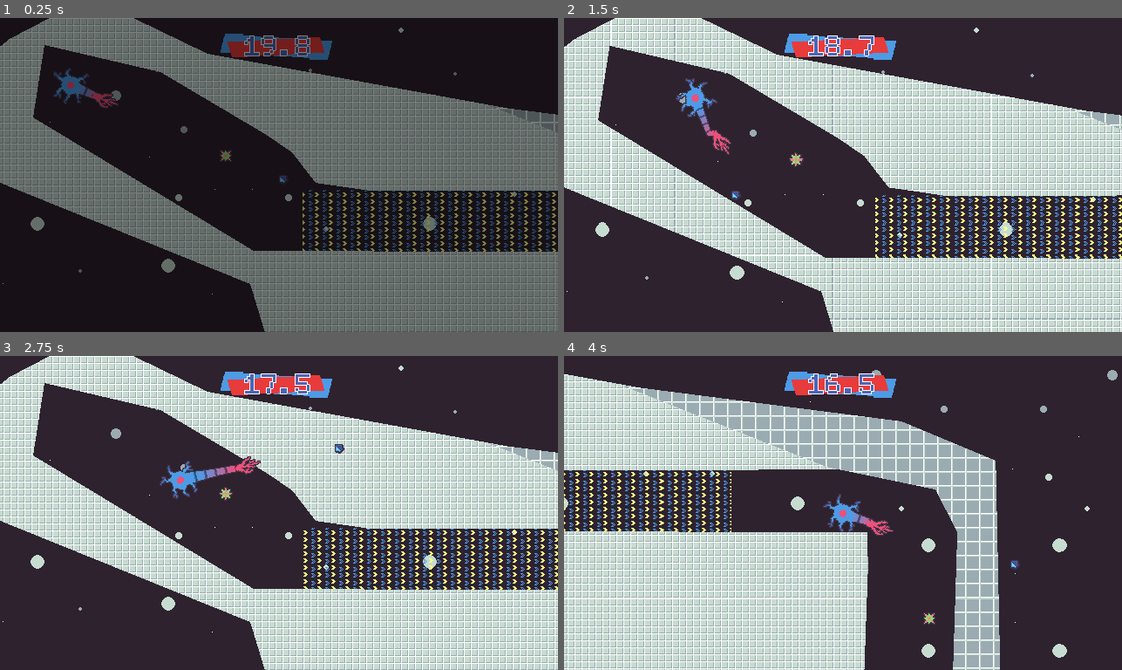
Above: before the commit, frames 1-4 (two rows, left to right).
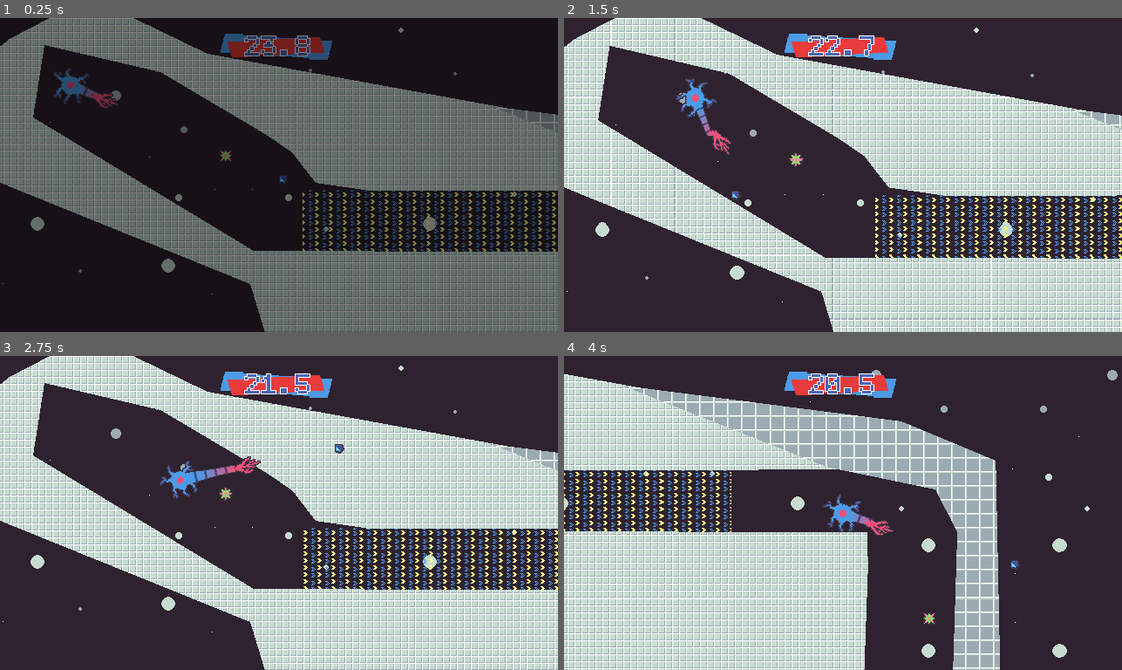
Above: after the commit, the same moments.

Repository: bnhrl/MomentumIsEverythingCountDown
Game: Godot game, scene res://Game/Levels/Level10/level_10.tscn
Same seed, same stepped clock (60 frames per second), same inputs: the game is played once before the commit and once after it. This scene is started directly instead of the project's main scene.
Inputs (mouse positions are in pixels of both pictures, inside the frame that each line leads up to):
- Up to frame 1 (0.25 s): no input
- Up to frame 2 (1.5 s): move the mouse to (965, 159) at 0.52 s; hold D (right) 0.53-1.28 s; click (965, 159) at 0.6 s; move the mouse to (731, 190) at 1.27 s; hold S (down) from 1.28 s (still down); click (731, 190) at 1.35 s
- Up to frame 3 (2.75 s): move the mouse to (334, 443) at 2.02 s; release S (down) at 2.03 s; hold D (right) from 2.03 s (still down); click (334, 443) at 2.1 s
- Up to frame 4 (4 s): move the mouse to (815, 575) at 2.77 s; release D (right) at 2.78 s; hold W (up) 2.78-3.53 s; click (815, 575) at 2.85 s; move the mouse to (1010, 560) at 3.52 s; hold A (left) from 3.53 s (still down); click (1010, 560) at 3.6 s

The runs differ from the first frame. In frame 1, 0.2% of the frame differs, in the area x 43-50%, y 5-13%; in frame 2, 0.2%; in frame 3, 0.2%; in frame 4, 0.1%.

Commit message:
ADDED PROGRESS SAVING LAST MINUTE

Diff:
--- a/Game/LevelSelect/level_select.gd
+++ b/Game/LevelSelect/level_select.gd
@@ -1,6 +1,7 @@
 class_name LevelSelect extends Control
 
 func _ready() -> void:
+	Data.save()
 	RenderingServer.global_shader_parameter_set("outline_color", Color("9babb2"))
 	var level_buttons := $LevelButtons.get_children()
 	for i in range(level_buttons.size()):
@@ -32,3 +33,4 @@
 	else:
 		PlayerManager.easy_mode = true
 		$BtnMode.text = "Swap to Normal Mode"
+	Data.save()
--- a/Game/Levels/Level10/level_10.tscn
+++ b/Game/Levels/Level10/level_10.tscn
@@ -100,12 +100,20 @@
 source_geometry_group_name = &"navigation_group"
 agent_radius = 3.0
 
+[sub_resource type="ShaderMaterial" id="ShaderMaterial_fehv0"]
+resource_local_to_scene = true
+shader = ExtResource("2_pb6pf")
+shader_parameter/tile_texture = ExtResource("6_7h0fi")
+shader_parameter/tile_size = Vector2(16, 16)
+shader_parameter/rotation = 0.0
+shader_parameter/autoscroll = true
+
 [sub_resource type="ShaderMaterial" id="ShaderMaterial_2r2k6"]
 resource_local_to_scene = true
 shader = ExtResource("2_pb6pf")
 shader_parameter/tile_texture = ExtResource("6_7h0fi")
 shader_parameter/tile_size = Vector2(16, 16)
-shader_parameter/rotation = 0.0
+shader_parameter/rotation = 1.5707963267948966
 shader_parameter/autoscroll = true
 
 [sub_resource type="ShaderMaterial" id="ShaderMaterial_blrw1"]
@@ -113,18 +121,10 @@
 shader = ExtResource("2_pb6pf")
 shader_parameter/tile_texture = ExtResource("6_7h0fi")
 shader_parameter/tile_size = Vector2(16, 16)
-shader_parameter/rotation = 1.5707963267948966
-shader_parameter/autoscroll = true
-
-[sub_resource type="ShaderMaterial" id="ShaderMaterial_8xf8r"]
-resource_local_to_scene = true
-shader = ExtResource("2_pb6pf")
-shader_parameter/tile_texture = ExtResource("6_7h0fi")
-shader_parameter/tile_size = Vector2(16, 16)
 shader_parameter/rotation = -1.5707963267948966
 shader_parameter/autoscroll = true
 
-[sub_resource type="ShaderMaterial" id="ShaderMaterial_3ykvr"]
+[sub_resource type="ShaderMaterial" id="ShaderMaterial_8xf8r"]
 resource_local_to_scene = true
 shader = ExtResource("2_pb6pf")
 shader_parameter/tile_texture = ExtResource("6_7h0fi")
@@ -144,7 +144,7 @@
 position = Vector2(-3787, -4107)
 
 [node name="CountDownTimer" parent="." index="3" unique_id=102296066]
-time = 20.0
+time = 24.0
 
 [node name="Background" parent="." index="4" unique_id=675105712]
 material = SubResource("ShaderMaterial_eeg0u")
@@ -203,97 +203,38 @@
 polygon = PackedVector2Array(2, 2, 23.02858, 7.57576, 26.514297, 16.181808, 28.857147, 36.42424, 30.057144, 56.303024, 36.800003, 62.363632, 36.685715, 55.939392, 34.057144, 20.787872, 31.428574, -2, 18.742859, -5.515152, 9.142868, -6.3636475, 1.2571564, -4.545456, -2, -2, -2, 2)
 
 [node name="NavigationRegion" parent="." index="6" unique_id=517625210]
-visible = false
 navigation_polygon = SubResource("NavigationPolygon_fehv0")
 
-[node name="GrapplePoint0" parent="GrapplePoints" parent_id_path=PackedInt32Array(882760734) index="0" unique_id=907286068 instance=ExtResource("4_eeg0u")]
-position = Vector2(-3609, -4026)
-
-[node name="GrapplePoint1" parent="GrapplePoints" parent_id_path=PackedInt32Array(882760734) index="1" unique_id=2027320171 instance=ExtResource("4_eeg0u")]
-position = Vector2(-2954, -3817)
-
-[node name="GrapplePoint2" parent="GrapplePoints" parent_id_path=PackedInt32Array(882760734) index="2" unique_id=225605338 instance=ExtResource("4_eeg0u")]
-position = Vector2(-2977, -3586)
-
-[node name="GrapplePoint3" parent="GrapplePoints" parent_id_path=PackedInt32Array(882760734) index="3" unique_id=607725519 instance=ExtResource("4_eeg0u")]
-position = Vector2(-3229, -3518)
-
-[node name="GrapplePoint4" parent="GrapplePoints" parent_id_path=PackedInt32Array(882760734) index="4" unique_id=1852070360 instance=ExtResource("4_eeg0u")]
-position = Vector2(-3303, -2706)
-
-[node name="GrapplePoint5" parent="GrapplePoints" parent_id_path=PackedInt32Array(882760734) index="5" unique_id=1302771156 instance=ExtResource("4_eeg0u")]
-position = Vector2(-3292, -2537)
-
-[node name="GrapplePoint6" parent="GrapplePoints" parent_id_path=PackedInt32Array(882760734) index="6" unique_id=1712896160 instance=ExtResource("4_eeg0u")]
-position = Vector2(-3384, -3615)
-
-[node name="GrapplePoint7" parent="GrapplePoints" parent_id_path=PackedInt32Array(882760734) index="7" unique_id=802904511 instance=ExtResource("4_eeg0u")]
-position = Vector2(-3341, -2313)
-
-[node name="GrapplePoint8" parent="GrapplePoints" parent_id_path=PackedInt32Array(882760734) index="8" unique_id=797105914 instance=ExtResource("4_eeg0u")]
-position = Vector2(-3347, -2033)
-
-[node name="GrapplePoint9" parent="GrapplePoints" parent_id_path=PackedInt32Array(882760734) index="9" unique_id=886126704 instance=ExtResource("4_eeg0u")]
-position = Vector2(-3362, -1682)
-
-[node name="GrapplePoint10" parent="GrapplePoints" parent_id_path=PackedInt32Array(882760734) index="10" unique_id=1329876872 instance=ExtResource("4_eeg0u")]
-position = Vector2(-3125, -2085)
-
-[node name="GrapplePoint11" parent="GrapplePoints" parent_id_path=PackedInt32Array(882760734) index="11" unique_id=624640781 instance=ExtResource("4_eeg0u")]
-position = Vector2(-2842, -2082)
-
-[node name="GrapplePoint12" parent="GrapplePoints" parent_id_path=PackedInt32Array(882760734) index="12" unique_id=1888556526 instance=ExtResource("4_eeg0u")]
-position = Vector2(-2533, -2069)
-
-[node name="GrapplePoint14" parent="GrapplePoints" parent_id_path=PackedInt32Array(882760734) index="13" unique_id=1977925576 instance=ExtResource("4_eeg0u")]
-position = Vector2(-2370, -1753)
-
-[node name="GrapplePoint13" parent="GrapplePoints" parent_id_path=PackedInt32Array(882760734) index="14" unique_id=486403986 instance=ExtResource("4_eeg0u")]
-position = Vector2(-1606, -1566)
-
-[node name="GrapplePoint15" parent="GrapplePoints" parent_id_path=PackedInt32Array(882760734) index="15" unique_id=1486775589 instance=ExtResource("4_eeg0u")]
-position = Vector2(-1321, -1654)
-
-[node name="GrapplePoint16" parent="GrapplePoints" parent_id_path=PackedInt32Array(882760734) index="16" unique_id=2099754844 instance=ExtResource("4_eeg0u")]
-position = Vector2(-1115, -1824)
-
-[node name="GrapplePoint17" parent="GrapplePoints" parent_id_path=PackedInt32Array(882760734) index="17" unique_id=535379004 instance=ExtResource("4_eeg0u")]
-position = Vector2(-1005, -2024)
-
-[node name="GrapplePoint18" parent="GrapplePoints" parent_id_path=PackedInt32Array(882760734) index="18" unique_id=1851280589 instance=ExtResource("4_eeg0u")]
-position = Vector2(-732, -2200)
-
-[node name="GrapplePoint19" parent="GrapplePoints" parent_id_path=PackedInt32Array(882760734) index="19" unique_id=1872049174 instance=ExtResource("4_eeg0u")]
-position = Vector2(-569, -2345)
-
-[node name="GrapplePoint20" parent="GrapplePoints" parent_id_path=PackedInt32Array(882760734) index="20" unique_id=433665621 instance=ExtResource("4_eeg0u")]
-position = Vector2(-440, -2562)
-
 [node name="BoostPad0" parent="BoostPads" parent_id_path=PackedInt32Array(839747053) index="0" unique_id=816347687 instance=ExtResource("5_dbao8")]
-material = SubResource("ShaderMaterial_2r2k6")
+material = SubResource("ShaderMaterial_fehv0")
 position = Vector2(-3350.5, -3950)
 scale = Vector2(11.366667, 2.4666626)
 polygon = PackedVector2Array(-15, -15, 15, -15, 14.999992, -0.5039978, 15, 15, -15, 15)
+spin_speed = 0.0
 
 [node name="BoostPad1" parent="BoostPads" parent_id_path=PackedInt32Array(839747053) index="1" unique_id=1963710962 instance=ExtResource("5_dbao8")]
-material = SubResource("ShaderMaterial_blrw1")
+material = SubResource("ShaderMaterial_2r2k6")
 position = Vector2(-3504, -3614)
 scale = Vector2(1, 5.6)
 polygon = PackedVector2Array(1, -15.357117, 45, -17.5, 32, 3.75, 4, 67.32147, -34, 67.32147)
+spin_speed = 0.0
 direction = 90.0
 
 [node name="BoostPad2" parent="BoostPads" parent_id_path=PackedInt32Array(839747053) index="2" unique_id=597891133 instance=ExtResource("5_dbao8")]
-material = SubResource("ShaderMaterial_8xf8r")
+material = SubResource("ShaderMaterial_blrw1")
 position = Vector2(-3369, -1919.5)
 scale = Vector2(7.5333433, 1.9666688)
 polygon = PackedVector2Array(-15, -15, 8.230072, -19.576294, 16.858398, -25.677979, 15.398224, 5.847412, -15, 15)
+spin_speed = 0.0
 direction = -90.0
 speed = 50.0
 
 [node name="BoostPad3" parent="BoostPads" parent_id_path=PackedInt32Array(839747053) index="3" unique_id=1448805751 instance=ExtResource("5_dbao8")]
-material = SubResource("ShaderMaterial_3ykvr")
+material = SubResource("ShaderMaterial_8xf8r")
 position = Vector2(-2193, -1550)
 scale = Vector2(16.466663, 3.6666648)
+polygon = PackedVector2Array(-16.518234, -14.181824, 15, -15, 15, 15, -15, 15)
+spin_speed = 0.0
 
 [node name="WorldButton0" parent="Interactables" parent_id_path=PackedInt32Array(1223907740) index="0" unique_id=1576954058 instance=ExtResource("14_13ymo")]
 position = Vector2(-3362, -1591)
@@ -352,4 +293,67 @@
 position = Vector2(-2323, -2059)
 rotation = 0.8671907
 
+[node name="GrapplePoint0" parent="GrapplePoints" parent_id_path=PackedInt32Array(882760734) index="0" unique_id=907286068 instance=ExtResource("4_eeg0u")]
+position = Vector2(-3609, -4026)
+
+[node name="GrapplePoint1" parent="GrapplePoints" parent_id_path=PackedInt32Array(882760734) index="1" unique_id=2027320171 instance=ExtResource("4_eeg0u")]
+position = Vector2(-2954, -3817)
+
+[node name="GrapplePoint2" parent="GrapplePoints" parent_id_path=PackedInt32Array(882760734) index="2" unique_id=225605338 instance=ExtResource("4_eeg0u")]
+position = Vector2(-2977, -3586)
+
+[node name="GrapplePoint3" parent="GrapplePoints" parent_id_path=PackedInt32Array(882760734) index="3" unique_id=607725519 instance=ExtResource("4_eeg0u")]
+position = Vector2(-3229, -3518)
+
+[node name="GrapplePoint4" parent="GrapplePoints" parent_id_path=PackedInt32Array(882760734) index="4" unique_id=1852070360 instance=ExtResource("4_eeg0u")]
+position = Vector2(-3303, -2706)
+
+[node name="GrapplePoint5" parent="GrapplePoints" parent_id_path=PackedInt32Array(882760734) index="5" unique_id=1302771156 instance=ExtResource("4_eeg0u")]
+position = Vector2(-3292, -2537)
+
+[node name="GrapplePoint6" parent="GrapplePoints" parent_id_path=PackedInt32Array(882760734) index="6" unique_id=1712896160 instance=ExtResource("4_eeg0u")]
+position = Vector2(-3384, -3615)
+
+[node name="GrapplePoint7" parent="GrapplePoints" parent_id_path=PackedInt32Array(882760734) index="7" unique_id=802904511 instance=ExtResource("4_eeg0u")]
+position = Vector2(-3341, -2313)
+
+[node name="GrapplePoint8" parent="GrapplePoints" parent_id_path=PackedInt32Array(882760734) index="8" unique_id=797105914 instance=ExtResource("4_eeg0u")]
+position = Vector2(-3347, -2033)
+
+[node name="GrapplePoint9" parent="GrapplePoints" parent_id_path=PackedInt32Array(882760734) index="9" unique_id=886126704 instance=ExtResource("4_eeg0u")]
+position = Vector2(-3362, -1682)
+
+[node name="GrapplePoint10" parent="GrapplePoints" parent_id_path=PackedInt32Array(882760734) index="10" unique_id=1329876872 instance=ExtResource("4_eeg0u")]
+position = Vector2(-3125, -2085)
+
+[node name="GrapplePoint11" parent="GrapplePoints" parent_id_path=PackedInt32Array(882760734) index="11" unique_id=624640781 instance=ExtResource("4_eeg0u")]
+position = Vector2(-2842, -2082)
+
+[node name="GrapplePoint12" parent="GrapplePoints" parent_id_path=PackedInt32Array(882760734) index="12" unique_id=1888556526 instance=ExtResource("4_eeg0u")]
+position = Vector2(-2533, -2069)
+
+[node name="GrapplePoint14" parent="GrapplePoints" parent_id_path=PackedInt32Array(882760734) index="13" unique_id=1977925576 instance=ExtResource("4_eeg0u")]
+position = Vector2(-2370, -1753)
+
+[node name="GrapplePoint13" parent="GrapplePoints" parent_id_path=PackedInt32Array(882760734) index="14" unique_id=486403986 instance=ExtResource("4_eeg0u")]
+position = Vector2(-1606, -1566)
+
+[node name="GrapplePoint15" parent="GrapplePoints" parent_id_path=PackedInt32Array(882760734) index="15" unique_id=1486775589 instance=ExtResource("4_eeg0u")]
+position = Vector2(-1321, -1654)
+
+[node name="GrapplePoint16" parent="GrapplePoints" parent_id_path=PackedInt32Array(882760734) index="16" unique_id=2099754844 instance=ExtResource("4_eeg0u")]
+position = Vector2(-1115, -1824)
+
+[node name="GrapplePoint17" parent="GrapplePoints" parent_id_path=PackedInt32Array(882760734) index="17" unique_id=535379004 instance=ExtResource("4_eeg0u")]
+position = Vector2(-1005, -2024)
+
+[node name="GrapplePoint18" parent="GrapplePoints" parent_id_path=PackedInt32Array(882760734) index="18" unique_id=1851280589 instance=ExtResource("4_eeg0u")]
+position = Vector2(-732, -2200)
+
+[node name="GrapplePoint19" parent="GrapplePoints" parent_id_path=PackedInt32Array(882760734) index="19" unique_id=1872049174 instance=ExtResource("4_eeg0u")]
+position = Vector2(-569, -2345)
+
+[node name="GrapplePoint20" parent="GrapplePoints" parent_id_path=PackedInt32Array(882760734) index="20" unique_id=433665621 instance=ExtResource("4_eeg0u")]
+position = Vector2(-440, -2562)
+
 [connection signal="pressed" from="Interactables/WorldButton0" to="WallLayer/PolygonWalls/Gate0" method="disable"]
--- a/Game/Levels/_Base/level.gd
+++ b/Game/Levels/_Base/level.gd
@@ -105,6 +105,7 @@
 	tween.parallel().tween_property(complete_label, "offset_transform_scale:y", 1.0, 0.333).from(0.0)
 	PlayerManager.player.level_completed()
 	$CountDownTimer.process_mode = Node.PROCESS_MODE_DISABLED
+	Data.save()
 
 	if !game_completed:
 		await Delays.wait(0.5)
--- a/_Globals/Camera/_Camera.gd
+++ b/_Globals/Camera/_Camera.gd
@@ -13,6 +13,7 @@
 			DisplayServer.window_set_mode(DisplayServer.WINDOW_MODE_WINDOWED)
 		else:
 			DisplayServer.window_set_mode(DisplayServer.WINDOW_MODE_FULLSCREEN)
+		Data.save()
 
 
 # Following
--- /dev/null
+++ b/_Globals/_Data.gd
@@ -0,0 +1,36 @@
+extends Node
+
+
+var save_data: Dictionary = {
+	"fullscreen":false,
+	"easy_mode":false,
+	"current_level":1,
+}
+
+func _ready() -> void:
+	load_save()
+	Scenes.current_level = save_data.get("current_level", 1)
+	if save_data.get("fullscreen"): DisplayServer.window_set_mode(DisplayServer.WINDOW_MODE_FULLSCREEN)
+
+func load_save() -> void:
+	var save_file := FileAccess.open("user://save.exitoxicity", FileAccess.READ)
+	if !save_file:
+		save()
+		return
+	var json_string := save_file.get_line()
+	var data: Variant = JSON.parse_string(json_string)
+	if data is not Dictionary:
+		return
+	save_data = data
+	save_file.close()
+
+func save() -> void:
+	var fullscreen := false
+	if DisplayServer.window_get_mode() == DisplayServer.WINDOW_MODE_FULLSCREEN: fullscreen = true
+	save_data.set("fullscreen", fullscreen)
+	save_data.set("easy_mode", PlayerManager.easy_mode)
+	save_data.set("current_level", Scenes.current_level)
+	var save_file := FileAccess.open("user://save.exitoxicity", FileAccess.WRITE)
+	var json_string := JSON.stringify(save_data)
+	save_file.store_line(json_string)
+	save_file.close()
--- a/project.godot
+++ b/project.godot
@@ -23,6 +23,7 @@
 [autoload]
 
 Delays="*uid://b4yfch5nbpepm"
+Data="*uid://gye2ebtjgf5p"
 Cursor="*uid://b2yt7evteq6qx"
 GameTime="*uid://do5at2mhoc1xd"
 Camera="*uid://i6e8vkirx2w3"
Not shown, added: _Globals/_Data.gd.uid
Not shown, changed: export_presets.cfg
